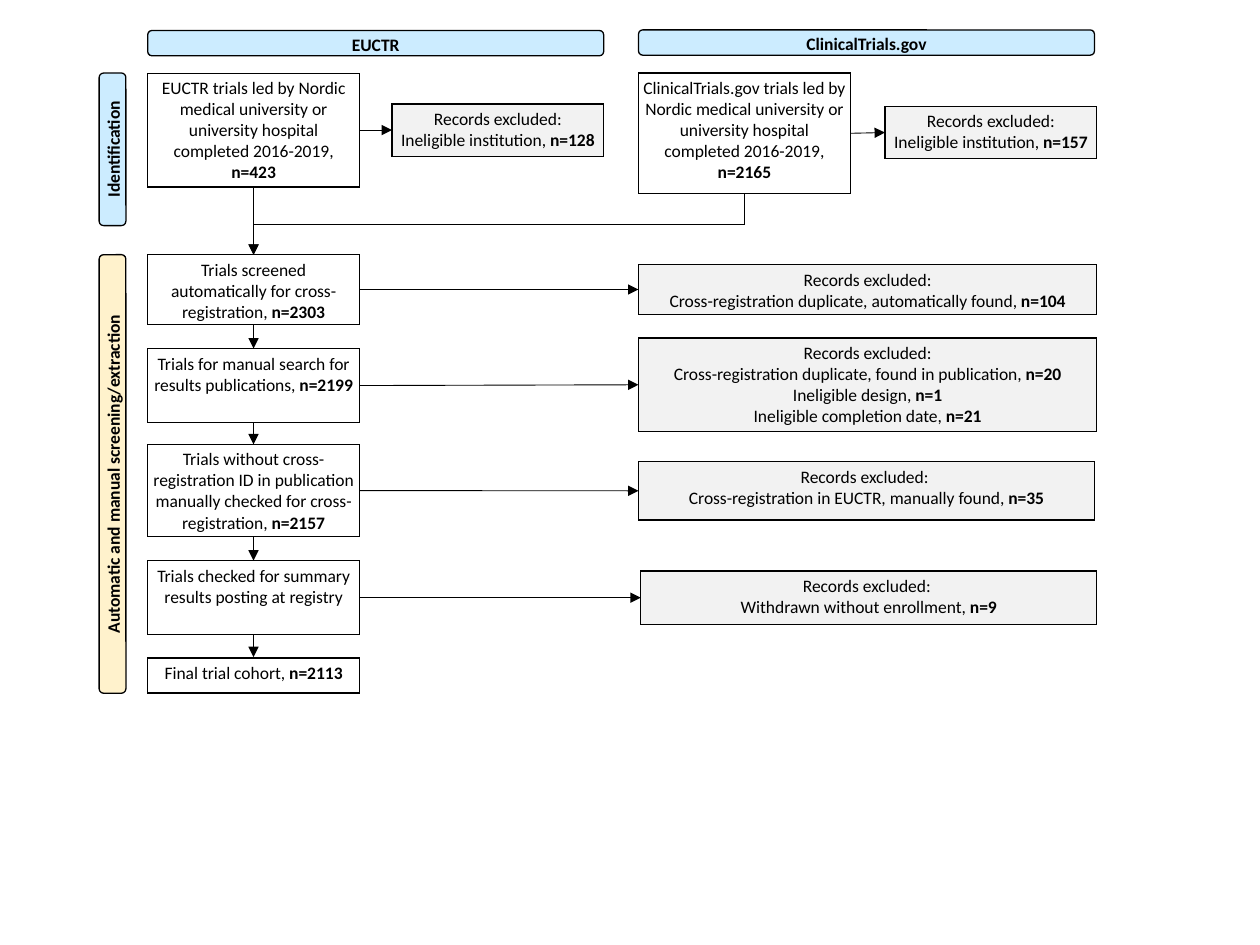
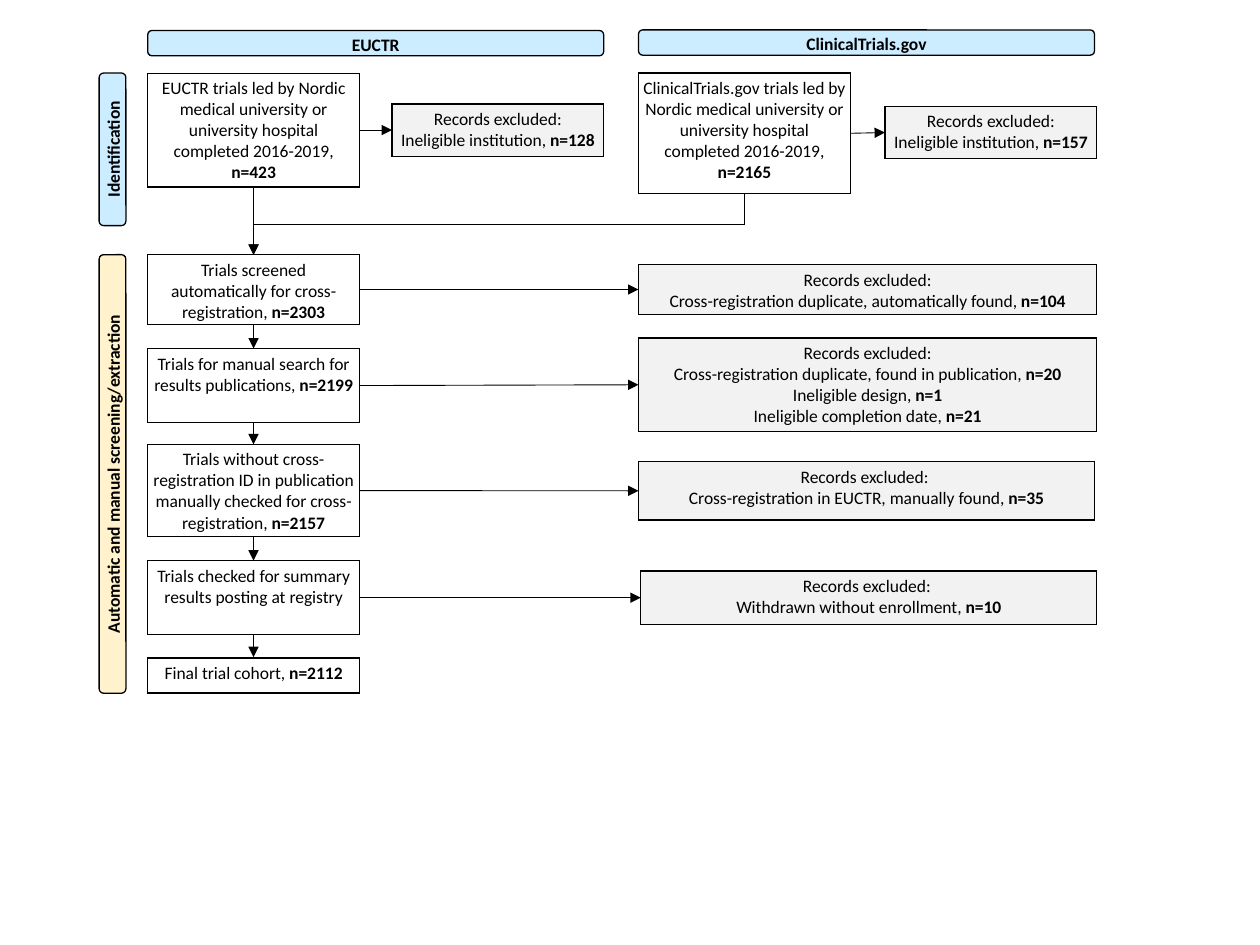
Before and after one commit to cathrineaxfors/nordic-trial-reporting, a slide deck: slide 2 of data/3-analysis/output-results/figures/manually-curated/flowchart-2023-09-29.pptx. Drawn at 1260x945 pixels with LibreOffice and Linux fonts; fonts in the diff are those of the drawing. Boxes give left, top, right and bottom in pixels: in the first picture for what was removed or moved away, otherwise in the second. Text is boxed around its words. In the diff, an @@ line names an element or a change of style, - is before the commit and + after.

```diff
--- a/data/3-analysis/output-results/figures/manually-curated/flowchart-2023-09-29.pptx
+++ b/data/3-analysis/output-results/figures/manually-curated/flowchart-2023-09-29.pptx
@@ text in rectangle at (736,601,1002,615): text changed @@
-Withdrawn without enrollment, n=9
+Withdrawn without enrollment, n=10
@@ text in rectangle at (165,667,342,681): text changed @@
-Final trial cohort, n=2113
+Final trial cohort, n=2112
```
Also in this commit, not shown: 24 other files.
